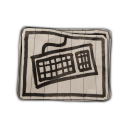
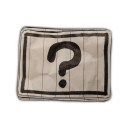
The second 128 x 128 image is a revision of the first. Changes to its layers:
moved "random_body" above "random_shadow" over [18, 30, 111, 98]
moved "random_shadow" above "catch_body" over [17, 27, 111, 101]
moved "catch_body" above "catch_shadow" over [17, 28, 111, 100]
moved "catch_shadow" above "match_body" over [17, 27, 111, 101]
moved "match_body" above "match_shadow" over [18, 27, 111, 101]
moved "match_shadow" above "whack_body" over [17, 27, 111, 101]
moved "whack_body" above "whack_shadow" over [19, 28, 109, 101]
moved "whack_shadow" above "simon_body" over [17, 27, 111, 101]
moved "simon_body" above "simon_shadow" over [20, 28, 109, 101]
moved "simon_shadow" above "typer_body" over [17, 27, 111, 101]
